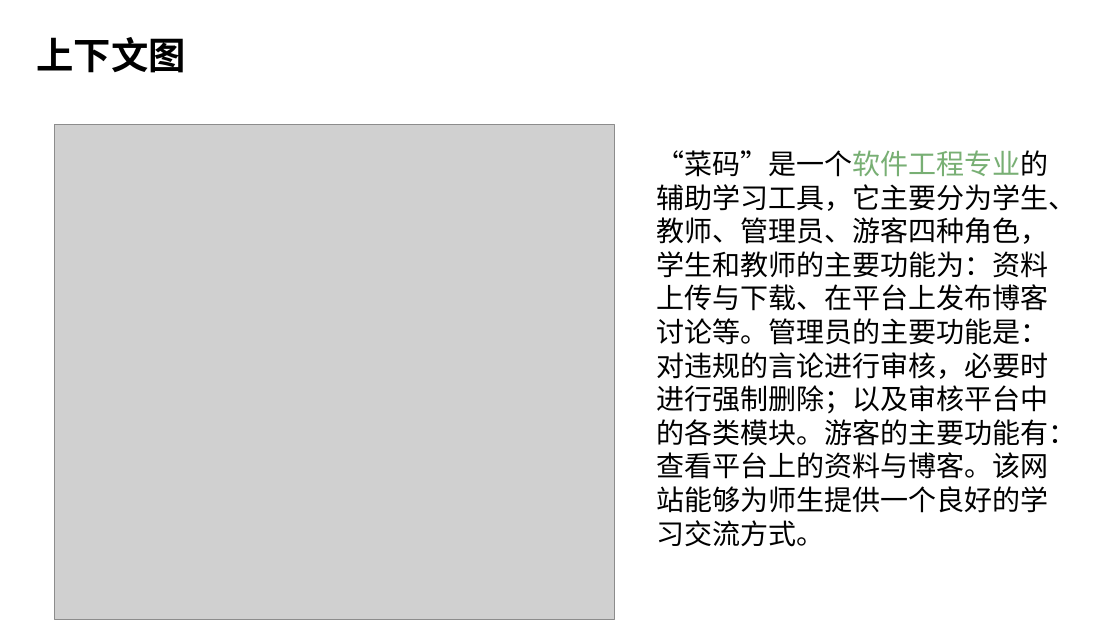
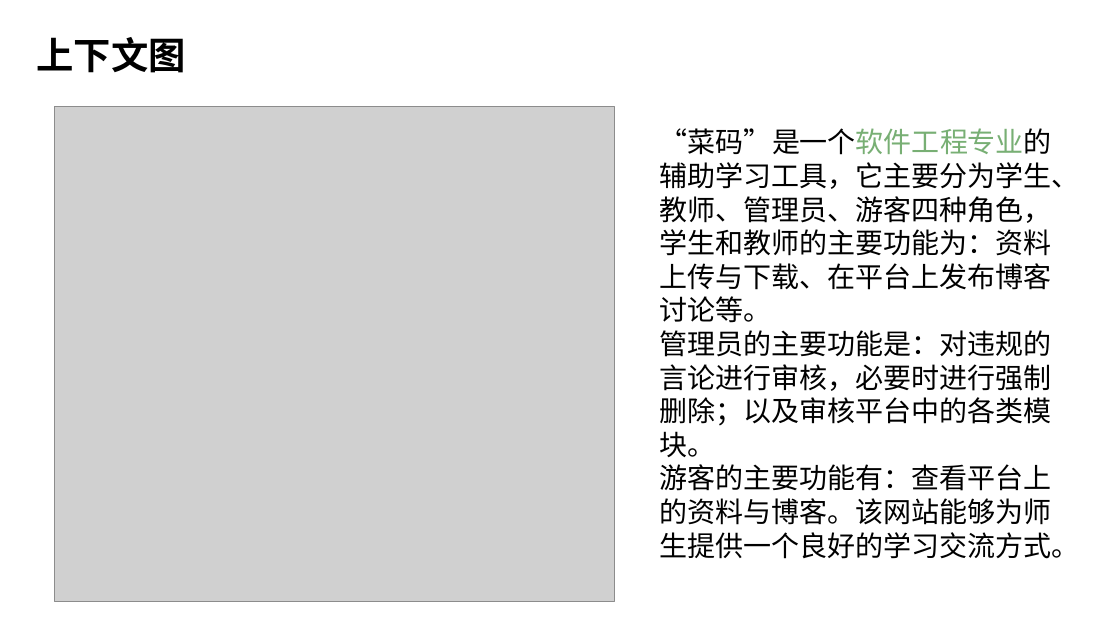
Before and after one commit to Ysuny2333/SRA2022-G15, a slide deck: slide 6 of 软件需求规格说明/SRA2022-G15-需求规格说明PPT.pptx (slide 5 before the commit). Drawn at 1120x630 pixels with LibreOffice and Linux fonts; fonts in the diff are those of the drawing; grey boxes stand for pictures; background and template pictures are left out. Boxes give left, top, right and bottom in pixels: in the first picture for what was removed or moved away, otherwise in the second. Text is boxed around its words. In the diff, an @@ line names an element or a change of style, - is before the commit and + after.

```diff
--- a/软件需求规格说明/SRA2022-G15-需求规格说明PPT.pptx
+++ b/软件需求规格说明/SRA2022-G15-需求规格说明PPT.pptx
@@ picture: place and size @@
-picture at (55, 124, 614, 619)
+picture at (55, 107, 614, 602)
@@ text at (660, 128, 1080, 559): text changed @@
-“菜码”是一个软件工程专业的辅助学习工具，它主要分为学生、教师、管理员、游客四种角色，学生和教师的主要功能为：资料上传与下载、在平台上发布博客讨论等。管理员的主要功能是：对违规的言论进行审核，必要时进行强制删除；以及审核平台中的各类模块。游客的主要功能有：查看平台上的资料与博客。该网站能够为师生提供一个良好的学习交流方式。
+“菜码”是一个软件工程专业的辅助学习工具，它主要分为学生、教师、管理员、游客四种角色，学生和教师的主要功能为：资料上传与下载、在平台上发布博客讨论等。
+管理员的主要功能是：对违规的言论进行审核，必要时进行强制删除；以及审核平台中的各类模块。
+游客的主要功能有：查看平台上的资料与博客。该网站能够为师生提供一个良好的学习交流方式。
```
Also in this commit, not shown: 9 other slides changed, 17 slides added.
